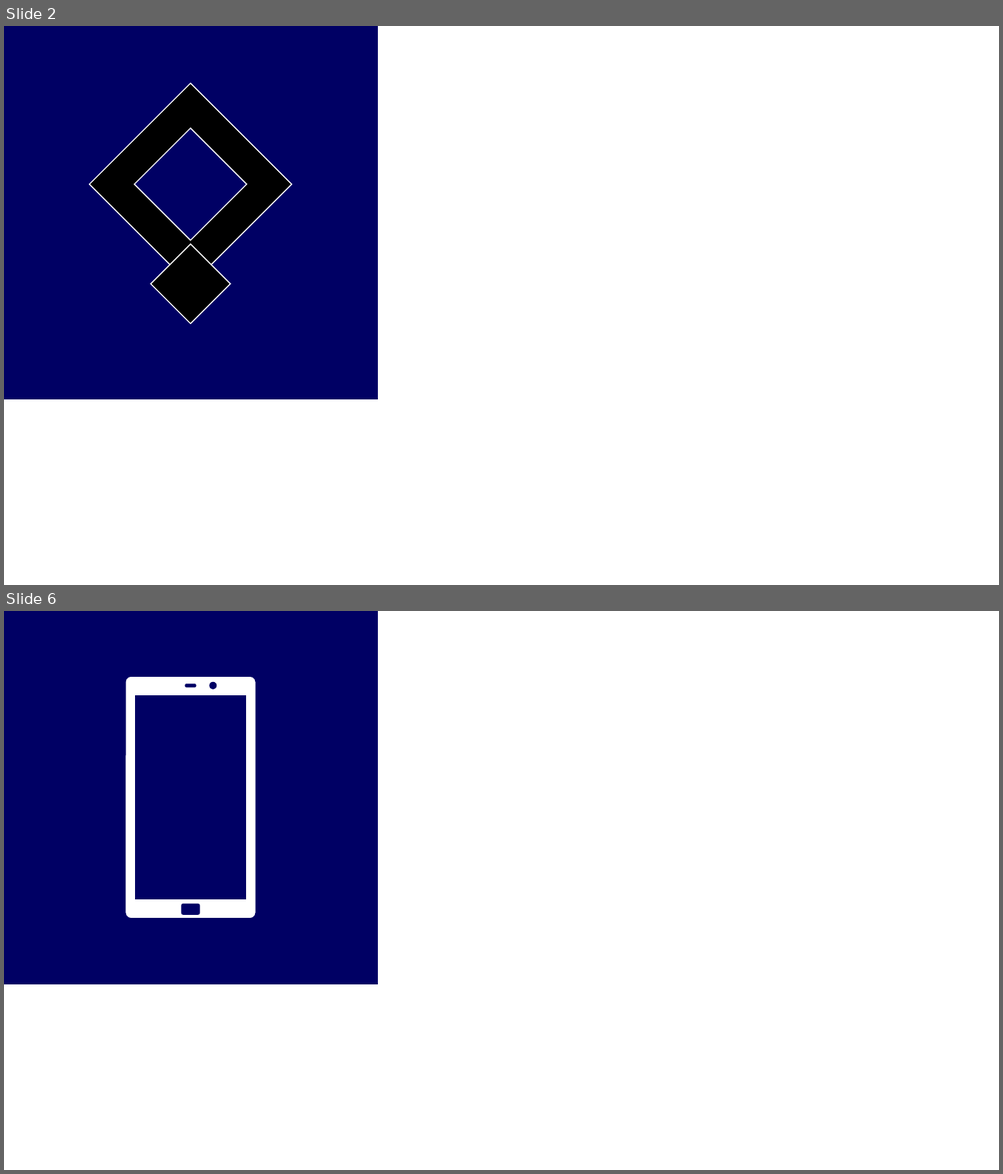
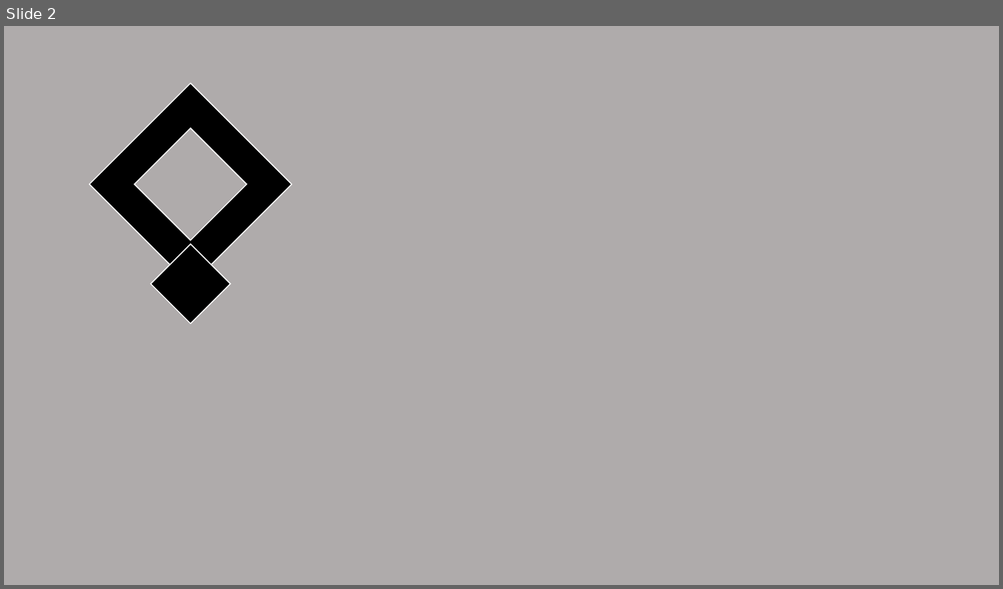
Before and after one commit to ChrisVasterling/chrisvasterling, a slide deck: Files/img/icons/icons.pptx. Shown one above the other, each under a label of ours: slides 2 and 6 before the commit, slide 2 after it; the slides between them are not shown. The pictures are 1003x1174 and 1003x589 pixels, drawn with LibreOffice and Linux fonts; fonts in the diff are those of the drawing. Boxes give left, top, right and bottom in pixels: in the first picture for what was removed or moved away, otherwise in the second. Text is boxed around its words. In the diff, an @@ line names an element or a change of style, - is before the commit and + after.

```diff
--- a/Files/img/icons/icons.pptx
+++ b/Files/img/icons/icons.pptx
@@ slide 6 removed at <box>4,611,999,1170</box>, background #FFFFFF @@
@@ rectangle removed at <box>4,611,377,984</box> @@
@@ rounded rectangle removed at <box>125,677,256,919</box> @@
@@ rectangle removed at <box>134,695,247,900</box> @@
@@ rounded rectangle removed at <box>185,684,196,687</box> @@
@@ ellipse removed at <box>209,682,216,689</box> @@
@@ rounded rectangle removed at <box>182,903,200,914</box> @@
@@ slide 2 changed as well @@
@@ background #FFFFFF to #AFABAB @@
@@ rectangle removed at <box>4,26,377,399</box> @@
```
Also in this commit, not shown: 5 other slides changed, 10 slides added, 7 other slides removed, 34 other files.
